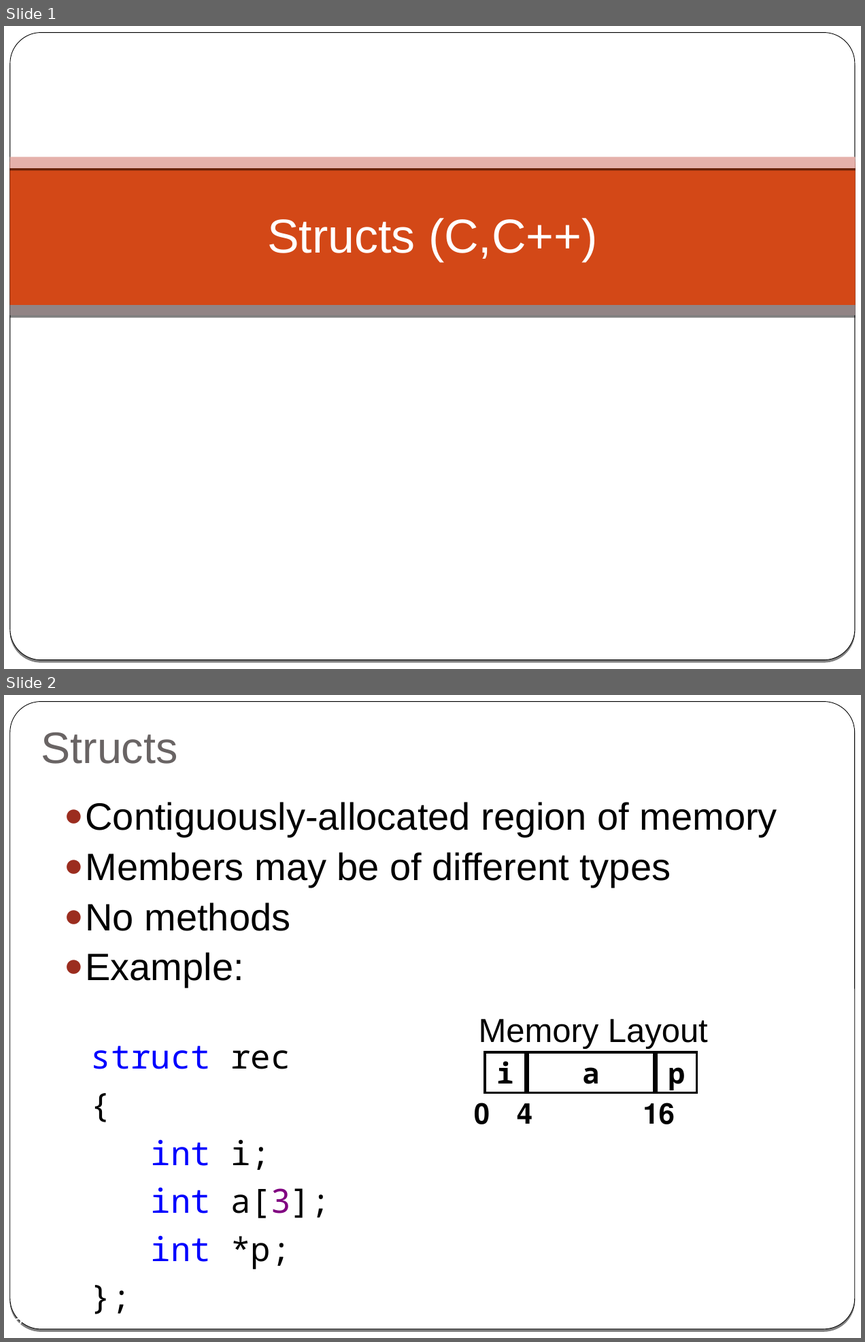
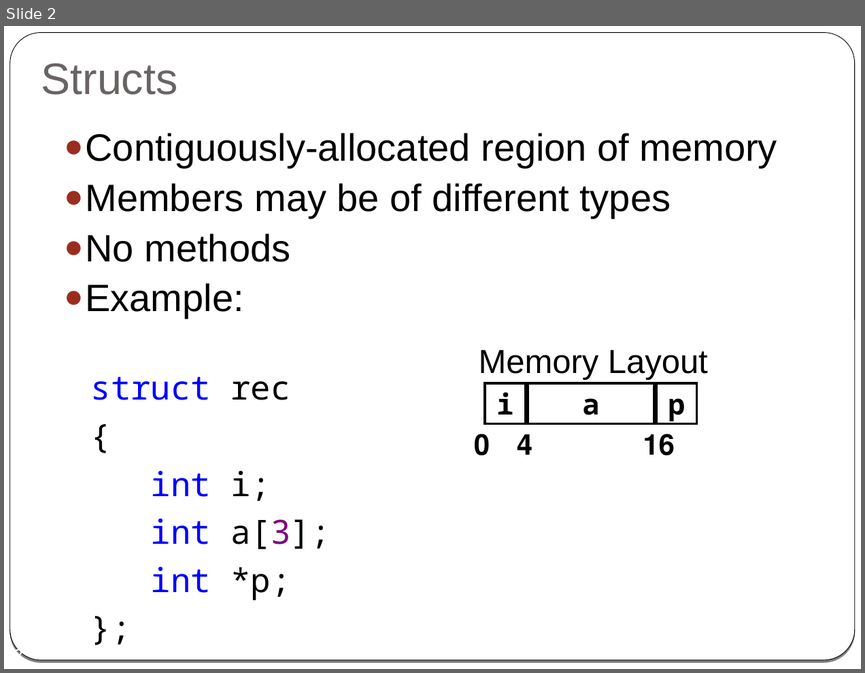
Before and after one commit to cpp-at-ariel/cpp-5778, a slide deck: week02-classes-constructors-destructors/slides.odp. Shown one above the other, each under a label of ours: slides 1 and 2 before the commit, slide 2 after it. The pictures are 865x1342 and 865x673 pixels, drawn with LibreOffice and Linux fonts; fonts in the diff are those of the drawing. Boxes give left, top, right and bottom in pixels: in the first picture for what was removed or moved away, otherwise in the second. Text is boxed around its words. In the diff, an @@ line names an element or a change of style, - is before the commit and + after.

```diff
--- a/week02-classes-constructors-destructors/slides.odp
+++ b/week02-classes-constructors-destructors/slides.odp
@@ slide 1 removed at [4, 26, 861, 669], background gradient #000000 to #FFFFFF; not listed: 2 template elements that a slide beside it also shows @@
@@ rectangle removed at [10, 162, 855, 305] @@
@@ rectangle removed at [10, 157, 855, 168] @@
@@ title removed at [267, 218, 597, 261] @@
-Structs (C,C++)
@@ rectangle removed at [10, 305, 855, 316] @@
```
Also in this commit, not shown: 1 slide added, 3 other files.
